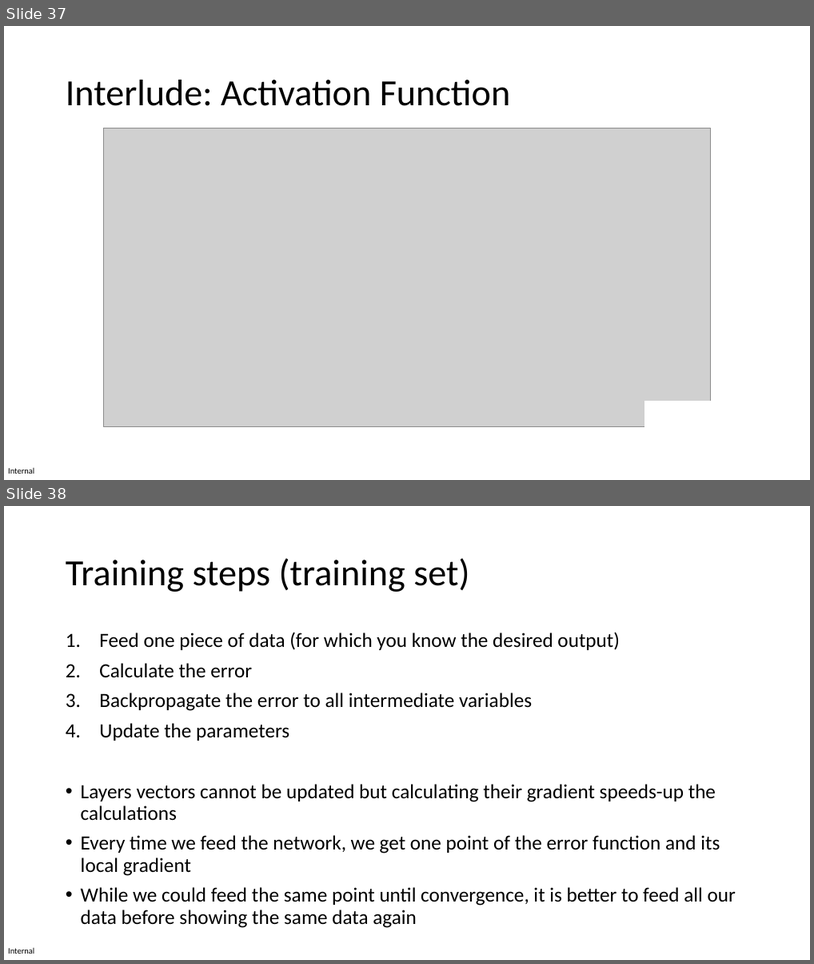
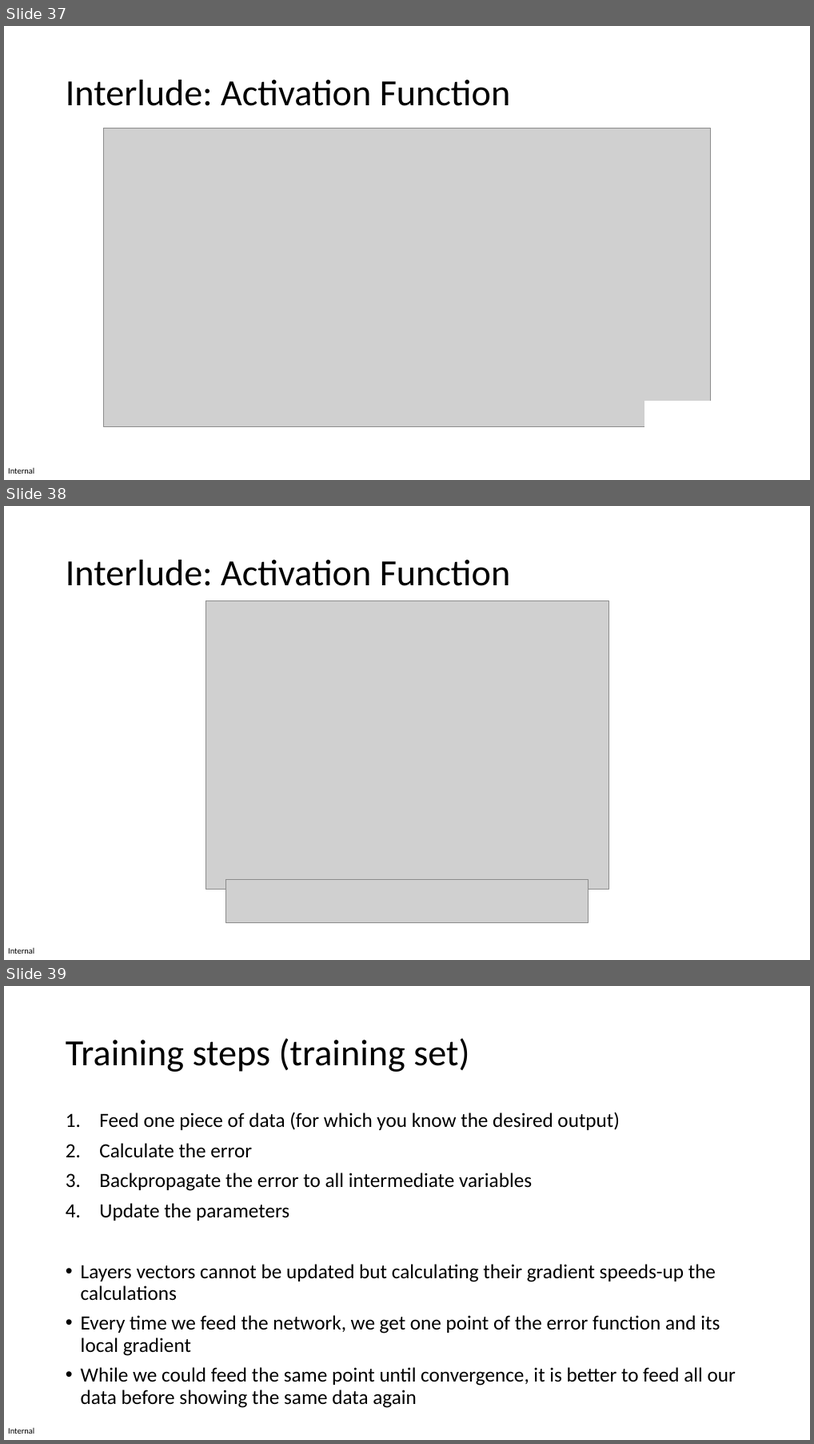
Before and after one commit to JasonMendoza2008/DL-NLP-2025-2026, a slide deck: Slides/Slides_1.pptx. Shown one above the other, each under a label of ours: slides 37 and 38 before the commit, slides 37, 38 and 39 after it. The pictures are 814x964 and 814x1444 pixels, drawn with LibreOffice and Linux fonts; fonts in the diff are those of the drawing; grey boxes stand for pictures. Boxes give left, top, right and bottom in pixels: in the first picture for what was removed or moved away, otherwise in the second. Text is boxed around its words. In the diff, an @@ line names an element or a change of style, - is before the commit and + after.

```diff
--- a/Slides/Slides_1.pptx
+++ b/Slides/Slides_1.pptx
@@ slide 38 added at [4, 506, 810, 960], background #FFFFFF; not listed: 1 template element that a slide beside it also shows @@
@@ title added at [66, 560, 511, 586], 44 pt, text #000000 @@
+Interlude: Activation Function
@@ picture added at [206, 601, 609, 889] @@
@@ picture added at [226, 880, 588, 923] @@
@@ what was slide 38 is now slide 39 @@
```
